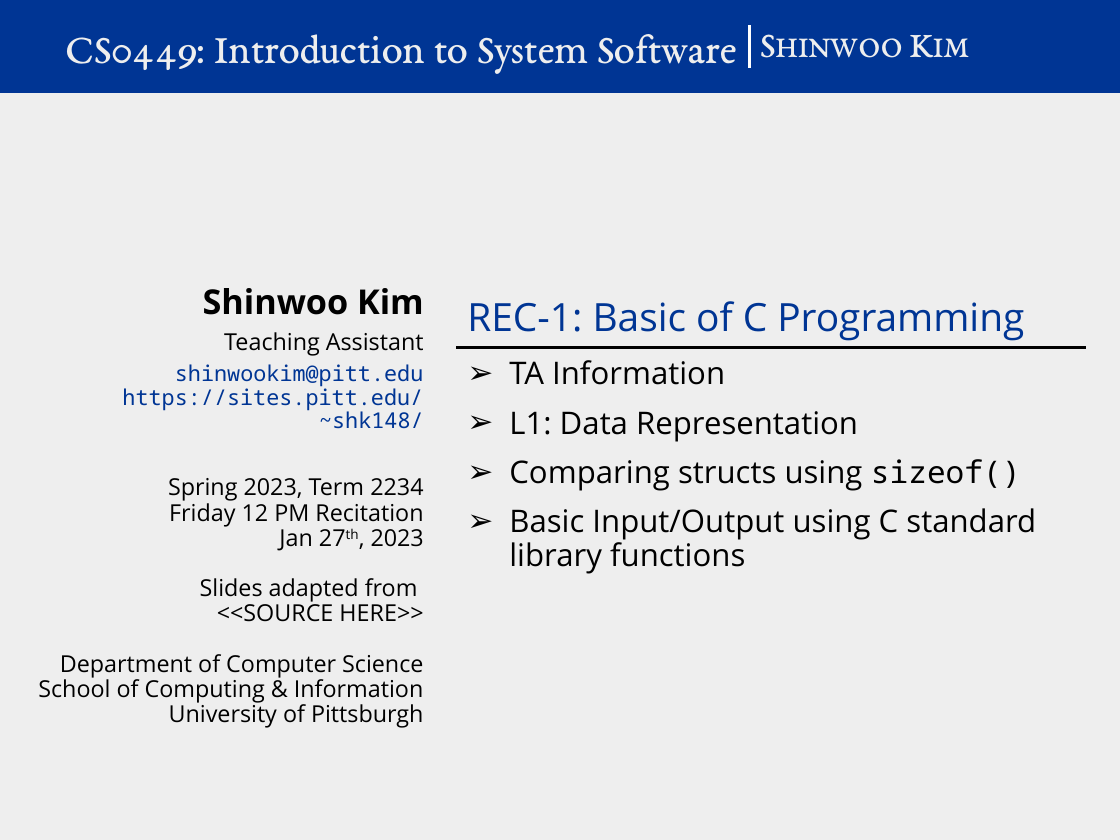
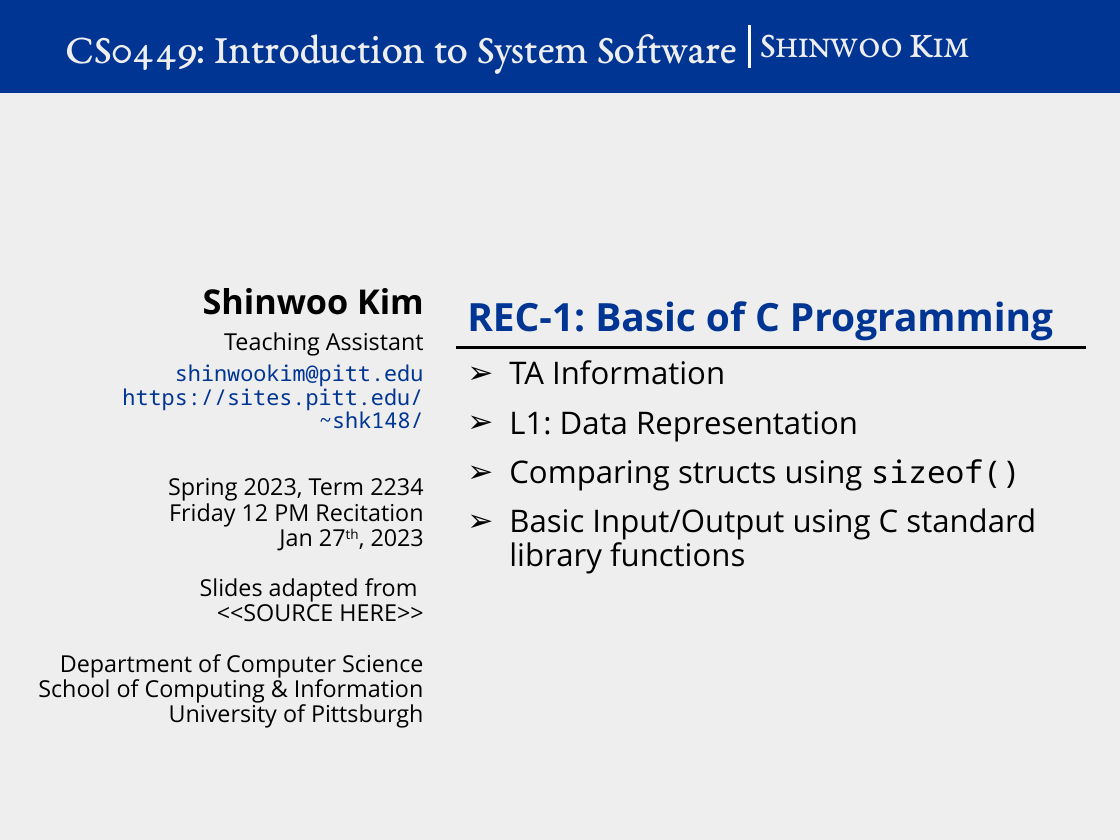
Before and after one commit to shinwookim/website-archive, a slide deck: slide 1 of teaching/CS0449-2234/rec01.pptx. Drawn at 1120x840 pixels with LibreOffice and Linux fonts; fonts in the diff are those of the drawing; background and template pictures are left out. Boxes give left, top, right and bottom in pixels: in the first picture for what was removed or moved away, otherwise in the second. Text is boxed around its words. In the diff, an @@ line names an element or a change of style, - is before the commit and + after.

```diff
--- a/teaching/CS0449-2234/rec01.pptx
+++ b/teaching/CS0449-2234/rec01.pptx
@@ text "REC-1: Basic of C Programming" at <box>467,301,1053,341</box>: bold on @@
```
Also in this commit, not shown: 3 other slides changed.
